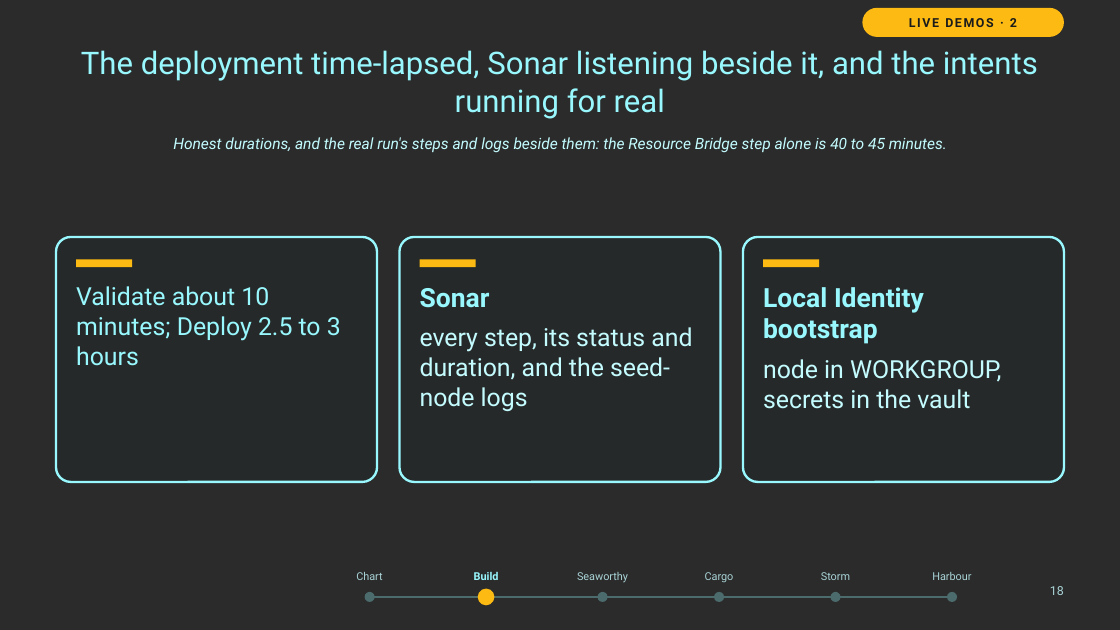
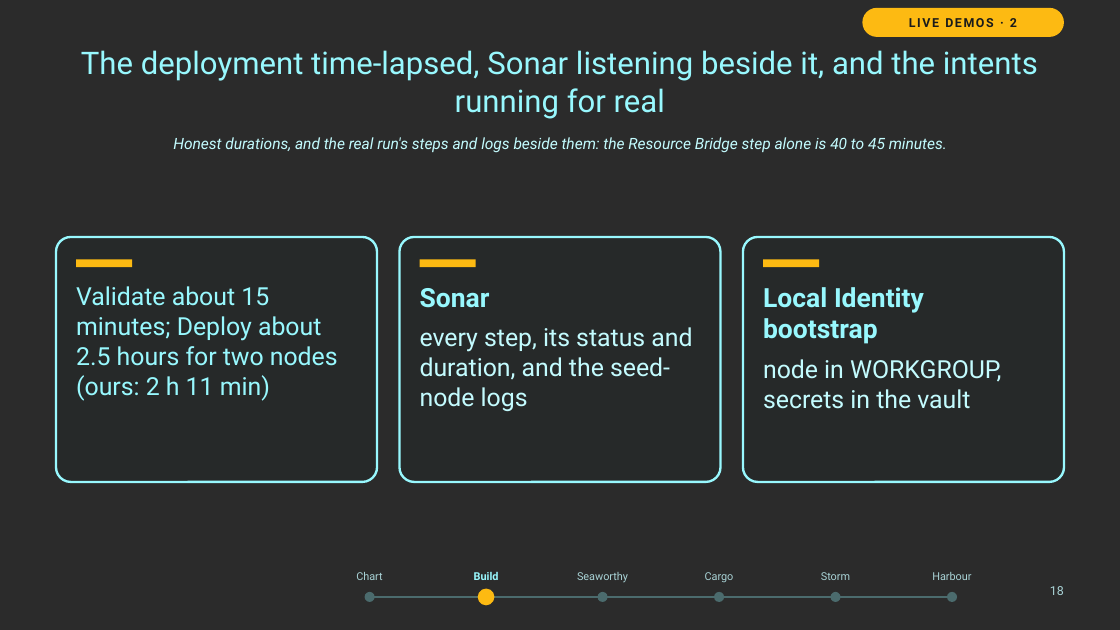
Before and after one commit to thisismydemo/nic2026_azl, a slide deck: slide 18 of presentation/Azure_Local_Discovery_to_Day2_NIC2026.pptx. Drawn at 1120x630 pixels with LibreOffice and Linux fonts; fonts in the diff are those of the drawing; background and template pictures are left out; a plain dark background stands for a picture behind light text. Boxes give left, top, right and bottom in pixels: in the first picture for what was removed or moved away, otherwise in the second. Text is boxed around its words. In the diff, an @@ line names an element or a change of style, - is before the commit and + after.

```diff
--- a/presentation/Azure_Local_Discovery_to_Day2_NIC2026.pptx
+++ b/presentation/Azure_Local_Discovery_to_Day2_NIC2026.pptx
@@ text at [76,286,338,401]: text changed @@
-Validate about 10 minutes; Deploy 2.5 to 3 hours
+Validate about 15 minutes; Deploy about 2.5 hours for two nodes (ours: 2 h 11 min)
```
Also in this commit, not shown: 22 other slides changed, 1 slide added, 29 other files.
